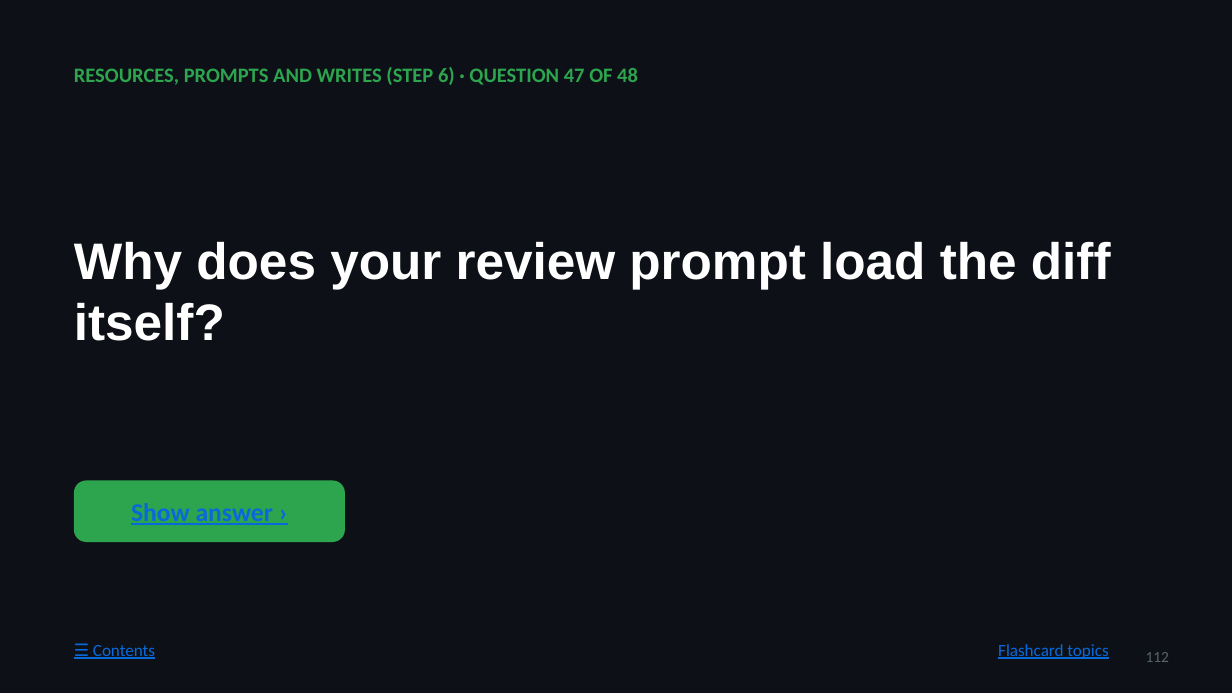
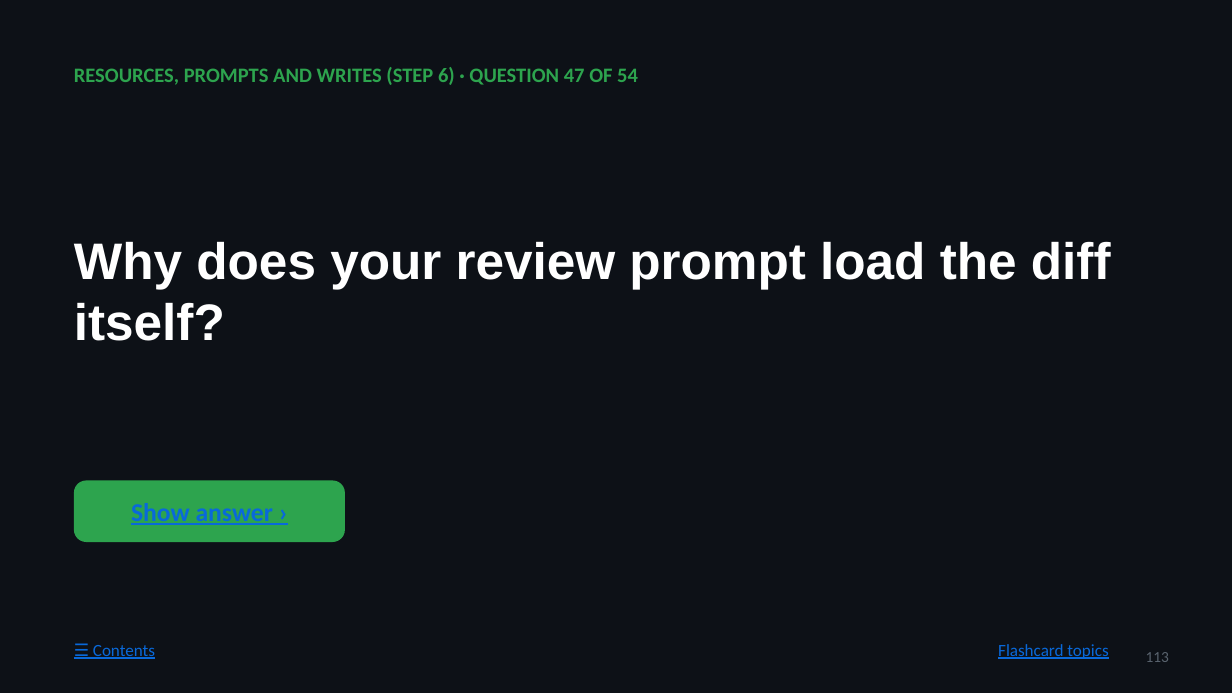
Before and after one commit to prasad976999/github-mcp-server, a slide deck: slide 113 of docs/STUDY-GUIDE.pptx (slide 112 before the commit). Drawn at 1232x693 pixels with LibreOffice and Linux fonts; fonts in the diff are those of the drawing. Boxes give left, top, right and bottom in pixels: in the first picture for what was removed or moved away, otherwise in the second. Text is boxed around its words. In the diff, an @@ line names an element or a change of style, - is before the commit and + after.

```diff
--- a/docs/STUDY-GUIDE.pptx
+++ b/docs/STUDY-GUIDE.pptx
@@ text at [74, 67, 638, 85]: text changed @@
-RESOURCES, PROMPTS AND WRITES (STEP 6) · QUESTION 47 OF 48
+RESOURCES, PROMPTS AND WRITES (STEP 6) · QUESTION 47 OF 54
```
Also in this commit, not shown: 52 other slides changed, 13 slides added, 12 other files.
